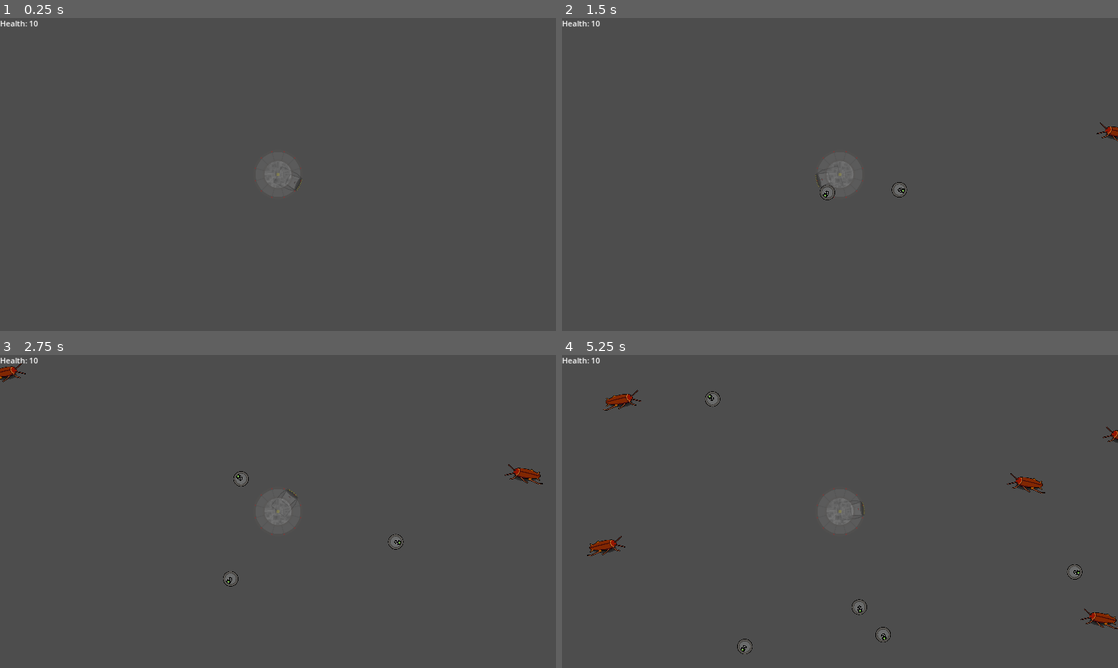
Above: before the commit, frames 1-4 (two rows, left to right).
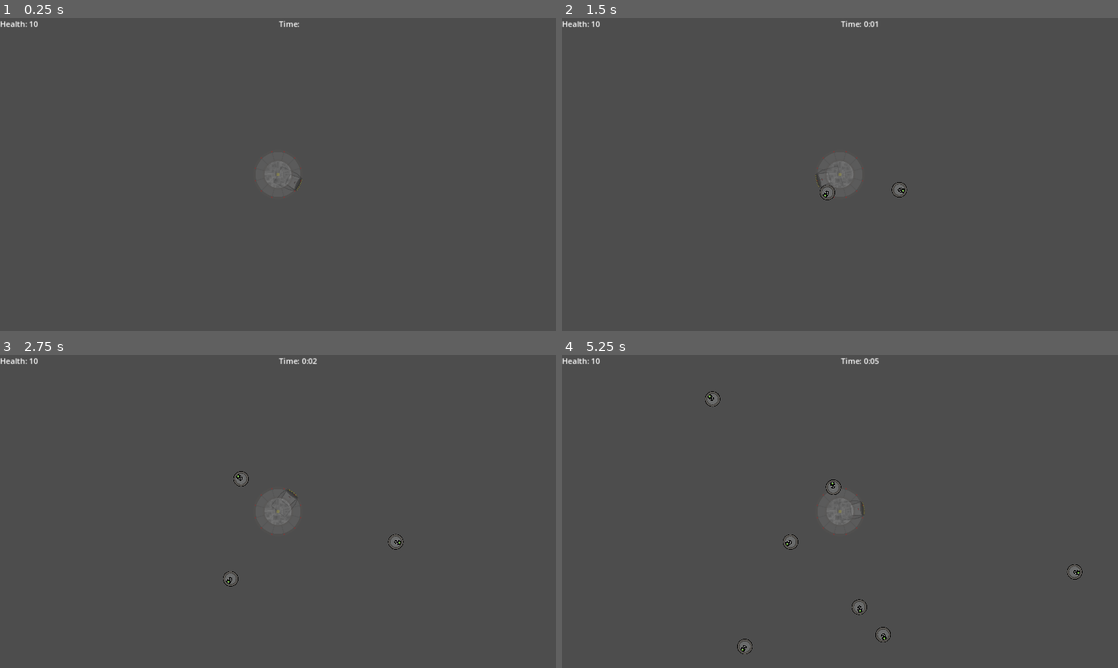
Above: after the commit, the same moments.

Repository: PlainOldNoah/DroneDeployer
Game: Godot game, scene res://main.tscn
Same seed, same stepped clock (60 frames per second), same inputs: the game is played once before the commit and once after it.
Inputs (mouse positions are in pixels of both pictures, inside the frame that each line leads up to):
- Up to frame 1 (0.25 s): no input
- Up to frame 2 (1.5 s): tap Enter at 0.5 s; move the mouse to (962, 158) at 0.52 s; press the mouse at (962, 158) at 0.53 s; move the mouse to (728, 190) at 1.27 s; release the mouse at (728, 190) at 1.28 s; click (728, 190) at 1.35 s
- Up to frame 3 (2.75 s): move the mouse to (333, 442) at 2.02 s; press the mouse at (333, 442) at 2.03 s
- Up to frame 4 (5.25 s): move the mouse to (812, 574) at 2.77 s; release the mouse at (812, 574) at 2.78 s; click (812, 574) at 2.85 s; move the mouse to (1006, 558) at 3.52 s; press the mouse at (1006, 558) at 3.53 s; move the mouse to (673, 464) at 4.27 s; release the mouse at (673, 464) at 4.28 s; click (673, 464) at 4.35 s; move the mouse to (867, 511) at 5.02 s; press the mouse at (867, 511) at 5.03 s

The runs differ from the first frame. In frame 1, less than 0.1% of the frame differs, in the area x 0-54%, y 0-3%; in frame 2, 0.2%; in frame 3, 0.4%; in frame 4, 1.1%, in the area x 0-100%, y 0-88%.

Commit message:
Drone turns smoother, other random stuff, bad commit message

Diff:
--- a/Drone Deployer/drone_core/drone.gd
+++ b/Drone Deployer/drone_core/drone.gd
@@ -16,7 +16,7 @@
 
 	"max_battery":100,
 	"battery":100,
-	"battery_drain":5.0,
+	"battery_drain":0.0,
 	"battery_return_threshold":0.1,
 }
 
@@ -140,6 +140,7 @@
 		set_state(STATES.DEPLOYED)
 		set_global_position(deploy_pos)
 		set_velocity_from_radians(deploy_angle)
+		set_facing_direction()
 	else:
 		print_debug("ERROR: ILLEGAL STATE TRANSITION", state)
 
@@ -169,8 +170,9 @@
 	if collider.is_in_group("drone"):
 		set_velocity_from_vector(velocity.bounce(collision.get_normal()))
 		# Fixes two drones from colliding many times at once
-		collider.set_velocity_from_vector(velocity.bounce(collision.get_normal()))
-		collider.change_facing_direction()
+#		collider.set_velocity_from_vector(velocity.bounce(collision.get_normal()))
+		collider.set_velocity_from_vector(collider.get_velocity())
+#		collider.change_facing_direction()
 	elif bounces <= 0:
 		set_velocity_from_vector(velocity.bounce(collision.get_normal()))
 		bounces = 1
@@ -183,9 +185,14 @@
 	set_velocity_from_vector(point - self.get_global_position())
 
 
-# Adjusts the rotation to that of the current velocity
+# Adjusts the rotation to that of the current velocity GRADUALLY
 func change_facing_direction():
-#	rotation = lerp_angle(rotation, velocity.angle() + PI/2, 0.1)
+	rotation = lerp_angle(rotation, velocity.angle() + PI/2, 0.15)
+#	set_rotation(velocity.angle() + PI/2)
+
+
+# Adjusts the rotation to that of the current velocity INSTANTLY
+func set_facing_direction():
 	set_rotation(velocity.angle() + PI/2)
 
 
--- a/Drone Deployer/drone_core/drone.tscn
+++ b/Drone Deployer/drone_core/drone.tscn
@@ -12,6 +12,7 @@
 [node name="Drone" type="CharacterBody2D"]
 scale = Vector2(0.25, 0.25)
 collision_layer = 2
+collision_mask = 3
 script = ExtResource("1_rtv2x")
 
 [node name="Sprite" type="Sprite2D" parent="."]
--- a/Drone Deployer/drone_core/drone_manager.gd
+++ b/Drone Deployer/drone_core/drone_manager.gd
@@ -27,6 +27,12 @@
 		drone_queue.erase(drone)
 
 
+# Deletes all of the drones
+func clear_drone_queue():
+	for i in drone_queue:
+		i.queue_free()
+
+
 # Returns the drone_queue
 func get_drone_queue():
 	return drone_queue
@@ -42,10 +48,6 @@
 	drone_queue.push_back(drone_queue.pop_front())
 
 
-func handle_collected_drone():
-	pass
-
-
 func handle_drone_state_change(drone:Drone, state:int):
 	match state:
 		Drone.STATES.STORED:
--- a/Drone Deployer/gameplay_manager.gd
+++ b/Drone Deployer/gameplay_manager.gd
@@ -1,21 +1,51 @@
 extends Node
 
 signal ddcc_health_changed(ddcc_max_health:int)
+signal playtime_updated(time:int)
 
+@onready var gameplay_timer := $GameplayTimer
+
+@export_category("Enemies")
+@export var enable_enemy_spawning:bool = true
+
+@export_category("DDCC")
 @export_range(0, 999) var ddcc_max_health:int = 10
+#@export var enable_take_damage:bool = true
+
+@export_category("Drones")
+@export_range(0, 99) var starting_drones:int = 1
+@export_range(0, 50) var max_drones:int = 50
+
+var ddcc_health:int = ddcc_max_health
 var playtime:int = 0
 
 
 func _ready():
 	await get_tree().root.ready
 	emit_signal("ddcc_health_changed", ddcc_max_health)
+	start_game()
+
+
+func start_game():
+	starting_drones = clampi(starting_drones, 1, max_drones)
+
+	for i in starting_drones:
+		DroneManager.create_new_drone()
+	gameplay_timer.start()
+
+
+func reset_game():
+	ddcc_health = ddcc_max_health
+	playtime = 0
+	DroneManager.clear_drone_queue()
 
 
 # Handles the ddcc's health and reduces it by damage recieved
 func _on_ddcc_take_damage(damage:int):
-	ddcc_max_health = clampi(ddcc_max_health - damage, 0, ddcc_max_health)
-	emit_signal("ddcc_health_changed", ddcc_max_health)
+	ddcc_health = clampi(ddcc_health - damage, 0, ddcc_max_health)
+	emit_signal("ddcc_health_changed", ddcc_health)
 
 
 func _on_gameplay_timer_timeout():
 	playtime += 1
+	emit_signal("playtime_updated", playtime)
--- a/Drone Deployer/gameplay_manager.tscn
+++ b/Drone Deployer/gameplay_manager.tscn
@@ -5,8 +5,8 @@
 [node name="GameplayManager" type="Node"]
 editor_description = "Handles all gameplay events such as spawning enemies, controlling difficulty, updating score, taking damage, etc."
 script = ExtResource("1_yvwxg")
+starting_drones = 10
 
 [node name="GameplayTimer" type="Timer" parent="."]
-autostart = true
 
 [connection signal="timeout" from="GameplayTimer" to="." method="_on_gameplay_timer_timeout"]
--- a/Drone Deployer/main.gd
+++ b/Drone Deployer/main.gd
@@ -1,5 +1 @@
 extends Node
-
-func _ready():
-	for i in 5:
-		DroneManager.create_new_drone()
--- a/Drone Deployer/project.godot
+++ b/Drone Deployer/project.godot
@@ -17,9 +17,9 @@
 
 [autoload]
 
+GameplayManager="*res://gameplay_manager.tscn"
 DroneManager="*res://drone_core/drone_manager.gd"
 EnemyManager="*res://enemies/enemy_manager.gd"
-GameplayManager="*res://gameplay_manager.tscn"
 
 [display]
 
--- a/Drone Deployer/ui/gameboard.gd
+++ b/Drone Deployer/ui/gameboard.gd
@@ -16,11 +16,16 @@
 	var _ok := DroneManager.connect("drone_created", add_node_to_lvl_obj)
 	_ok = EnemyManager.connect("enemy_created", add_enemy_to_map)
 	_ok = GameplayManager.connect("ddcc_health_changed", update_health_label)
+	_ok = GameplayManager.connect("playtime_updated", update_playtime_label)
 
 
 func update_health_label(new_health:int): # TEMP
-	$HealthLabel.text = "Health: " + str(new_health)
+	$HBoxContainer/HealthLabel.text = "Health: " + str(new_health)
 
+
+func update_playtime_label(new_time:int):
+	@warning_ignore("integer_division")
+	$HBoxContainer/PlaytimeLabel.text = "Time: %d:%02d" % [new_time/60, new_time%60]
 
 
 func _input(event):
--- a/Drone Deployer/ui/gameboard.tscn
+++ b/Drone Deployer/ui/gameboard.tscn
@@ -65,14 +65,22 @@
 [node name="LevelObjects" type="Node2D" parent="."]
 
 [node name="EnemySpawnClock" type="Timer" parent="."]
-autostart = true
 
-[node name="HealthLabel" type="Label" parent="."]
+[node name="HBoxContainer" type="HBoxContainer" parent="."]
 layout_mode = 1
 anchors_preset = 10
 anchor_right = 1.0
 offset_bottom = 26.0
 grow_horizontal = 2
+
+[node name="HealthLabel" type="Label" parent="HBoxContainer"]
+layout_mode = 2
+size_flags_horizontal = 3
 text = "Health: "
 
+[node name="PlaytimeLabel" type="Label" parent="HBoxContainer"]
+layout_mode = 2
+size_flags_horizontal = 3
+text = "Time: "
+
 [connection signal="timeout" from="EnemySpawnClock" to="." method="_on_enemy_spawn_clock_timeout"]
